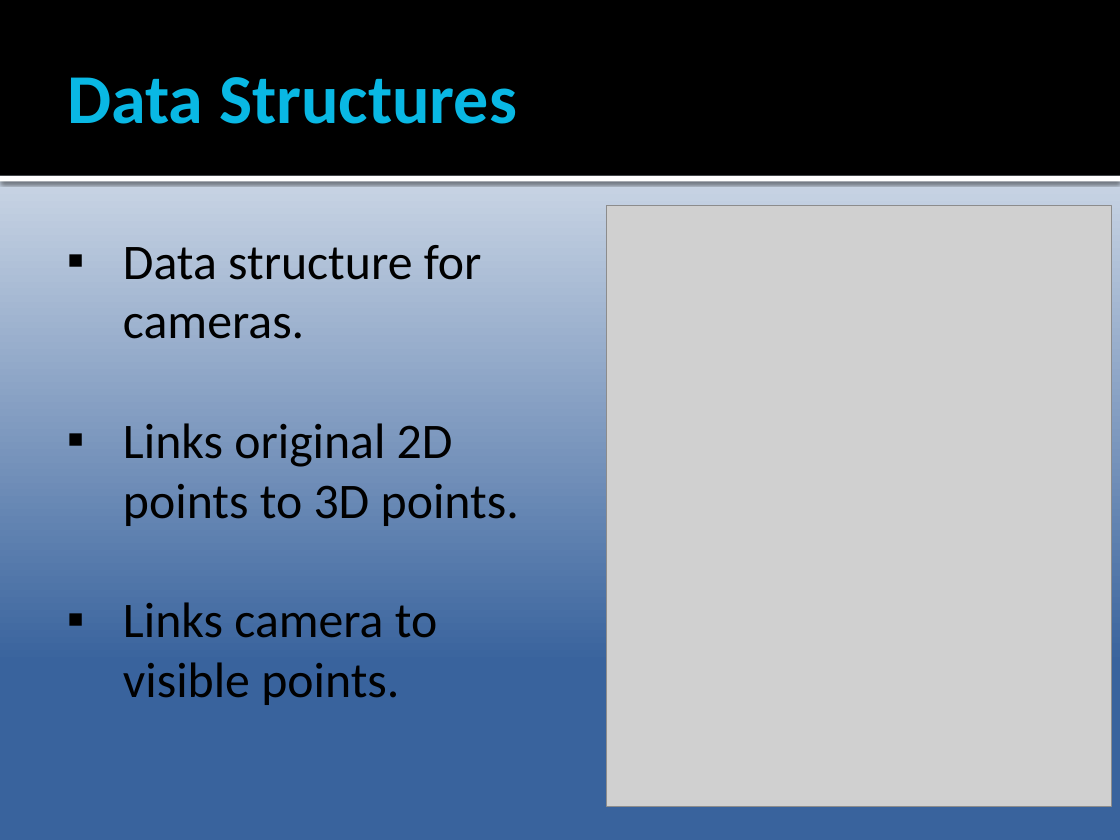
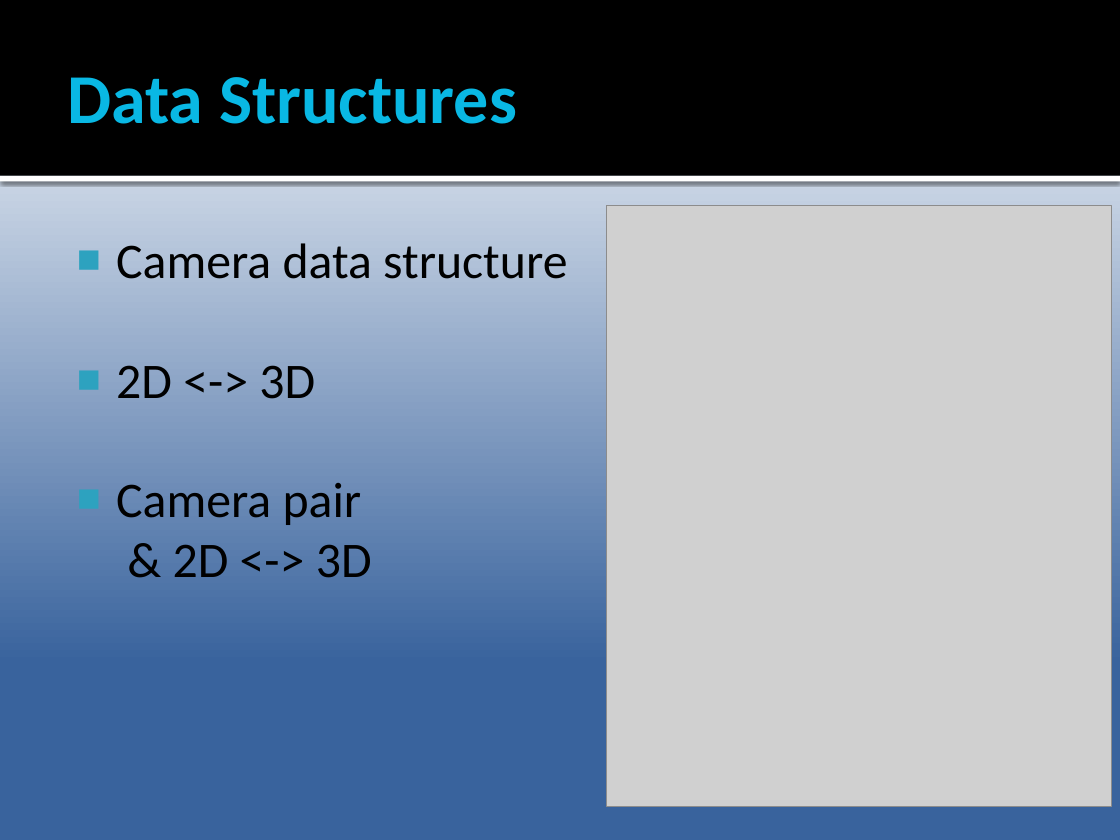
Before and after one commit to Epipolarna/Tracking, a slide deck: slide 4 of 3D Reconstruction/Documentation/TSBB15prez.pptx. Drawn at 1120x840 pixels with LibreOffice and Linux fonts; fonts in the diff are those of the drawing; grey boxes stand for pictures. Boxes give left, top, right and bottom in pixels: in the first picture for what was removed or moved away, otherwise in the second. Text is boxed around its words. In the diff, an @@ line names an element or a change of style, - is before the commit and + after.

```diff
--- a/3D Reconstruction/Documentation/TSBB15prez.pptx
+++ b/3D Reconstruction/Documentation/TSBB15prez.pptx
@@ text at <box>116,243,567,578</box>: text changed @@
-▪ Data structure for cameras.
-▪ Links original 2D points to 3D points.
-▪ Links camera to visible points.
+■ Camera data structure
+■ 2D <-> 3D
+■ Camera pair
+  & 2D <-> 3D
```
Also in this commit, not shown: 1 other slide changed, 2 slides added, 1 slide removed, 1 other file.
